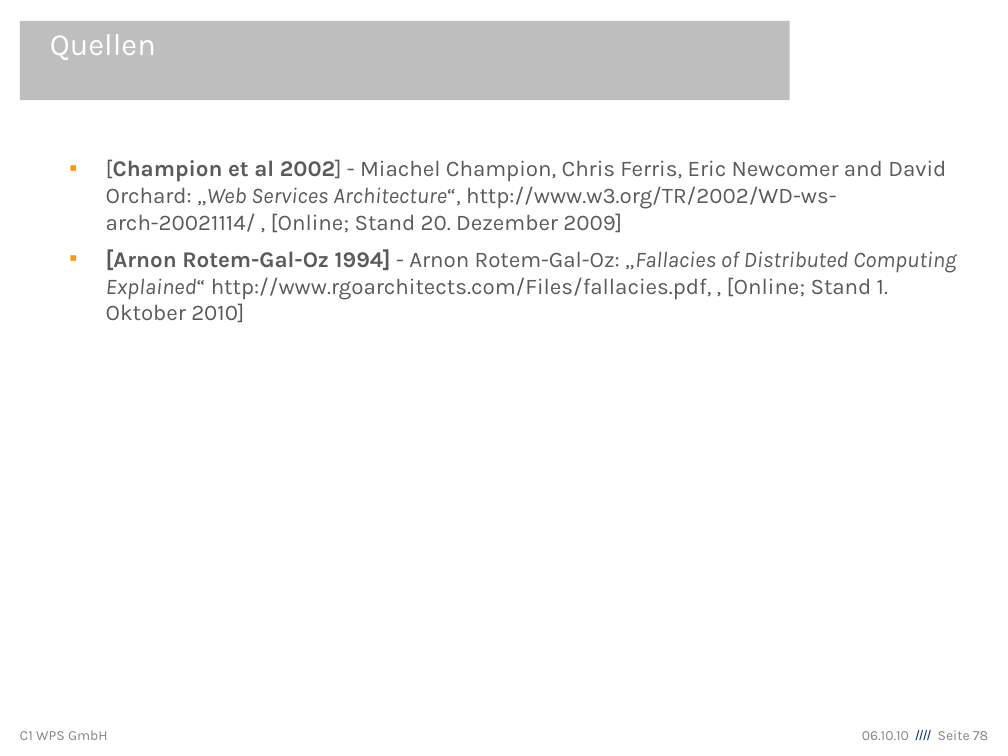
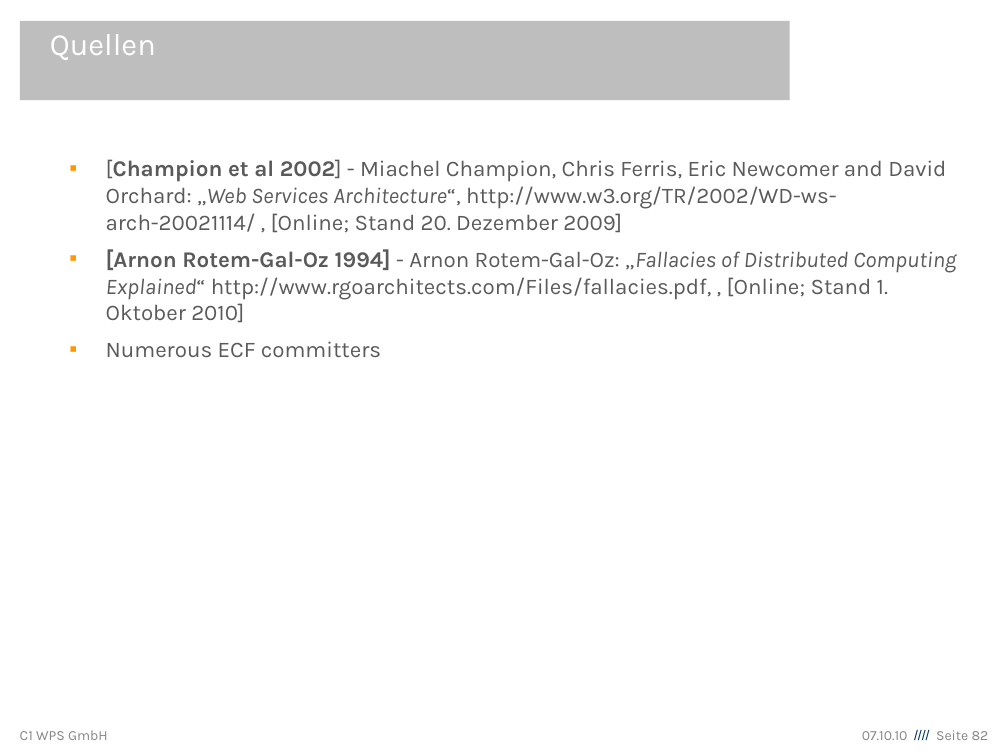
Before and after one commit to lemmy/org.eclipse.ecf.winterschool, a slide deck: slide 82 of org.eclipse.ecf.winterschool/EclipseCommunicationFramework.odp (slide 78 before the commit). Drawn at 1008x756 pixels with LibreOffice and Linux fonts; fonts in the diff are those of the drawing; background and template pictures are left out. Boxes give left, top, right and bottom in pixels: in the first picture for what was removed or moved away, otherwise in the second. Text is boxed around its words. In the diff, an @@ line names an element or a change of style, - is before the commit and + after.

```diff
--- a/org.eclipse.ecf.winterschool/EclipseCommunicationFramework.odp
+++ b/org.eclipse.ecf.winterschool/EclipseCommunicationFramework.odp
@@ text at (106, 341, 381, 357): paragraph added @@
+▪ Numerous ECF committers
@@ text at (862, 730, 989, 740): text changed @@
-06.10.10 //// Seite 78
+07.10.10 //// Seite 82
```
Also in this commit, not shown: 12 other slides changed, 8 slides added, 13 slides removed.
